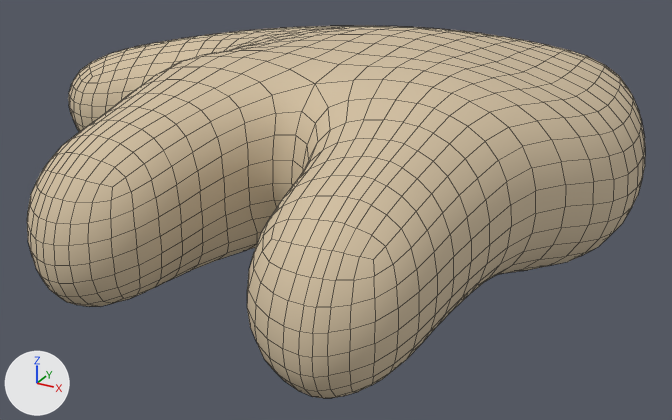
Before and after pictures for a commit that changed the FBX model DreamOS/Assets/avatar/1/left-hand.fbx.
Camera for both pictures: a camera (50 mm lens) standing at (0.0851, -0.2527, 0.0826) and looking at (-0.0152, -0.0703, -0.0086). The lights are fixed; the arrows at lower left show +X, +Y and +Z. Mesh edges are drawn as thin lines. Where no turn or scale is listed for an object, it has been applied to the vertices.

The scene before the commit, as lines of its bpy script (objects in view):
```python
mat_originial_female_hand = principled_material('Originial Female Hand')
mat_originial_female_hand.base_color = (0.647, 0.525, 0.357)  # beige #d2c0a1
mat_originial_female_hand.roughness = 0.859
me_mesh = bpy.data.meshes.new('Mesh')
me_mesh.from_pydata(...)  # 1602 vertices, 1600 faces; spans x -0.108..0.052, y -0.149..0.01, z -0.019..0.034
me_mesh.materials.append(mat_originial_female_hand)  # beige #d2c0a1
ob_left_hand = bpy.data.objects.new('Left Hand', me_mesh)
ob_left_hand.location = (0.0, 0.0, 0.0)
```
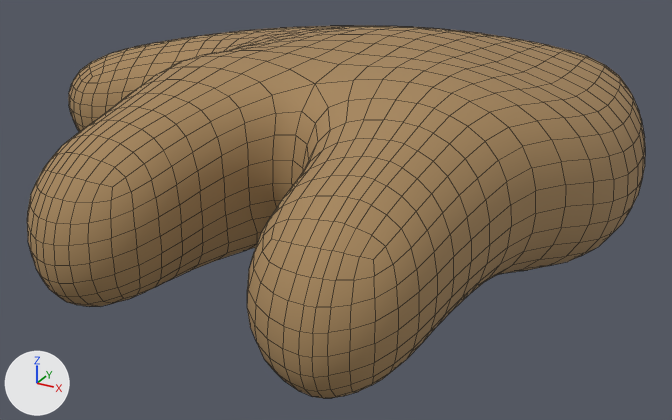
Changed parts and their boxes [x1, y1, x2, y2] in the pictures (672 x 420 px):
'Left Hand', surface changed (beige to brown): [27, 26, 645, 398] in both

Edits to the bpy script that builds the scene:
```text
Add img_hand_1_tga:
    img_hand_1_tga = load_image('hand-1.tga', 'hand-1.tga', 1, 1, 'sRGB')
Change mat_originial_female_hand:
    remove mat_originial_female_hand.base_color = (0.647, 0.525, 0.357)  # beige #d2c0a1
    add mat_originial_female_hand.texture = img_hand_1_tga
```
